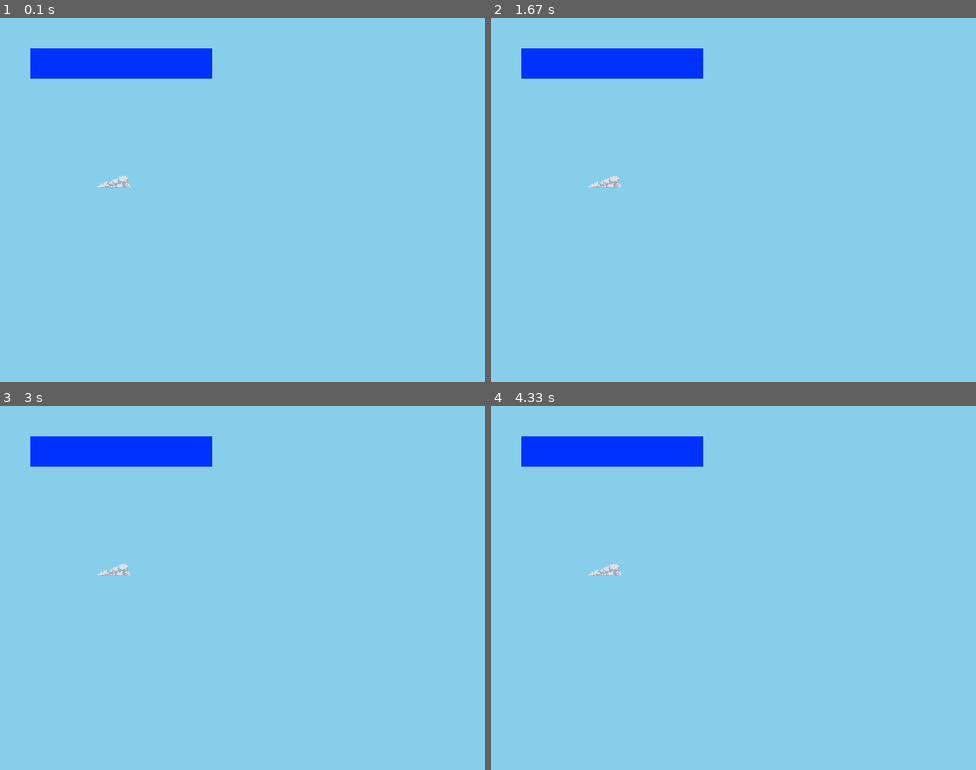
Above: before the commit, frames 1-4 (two rows, left to right).
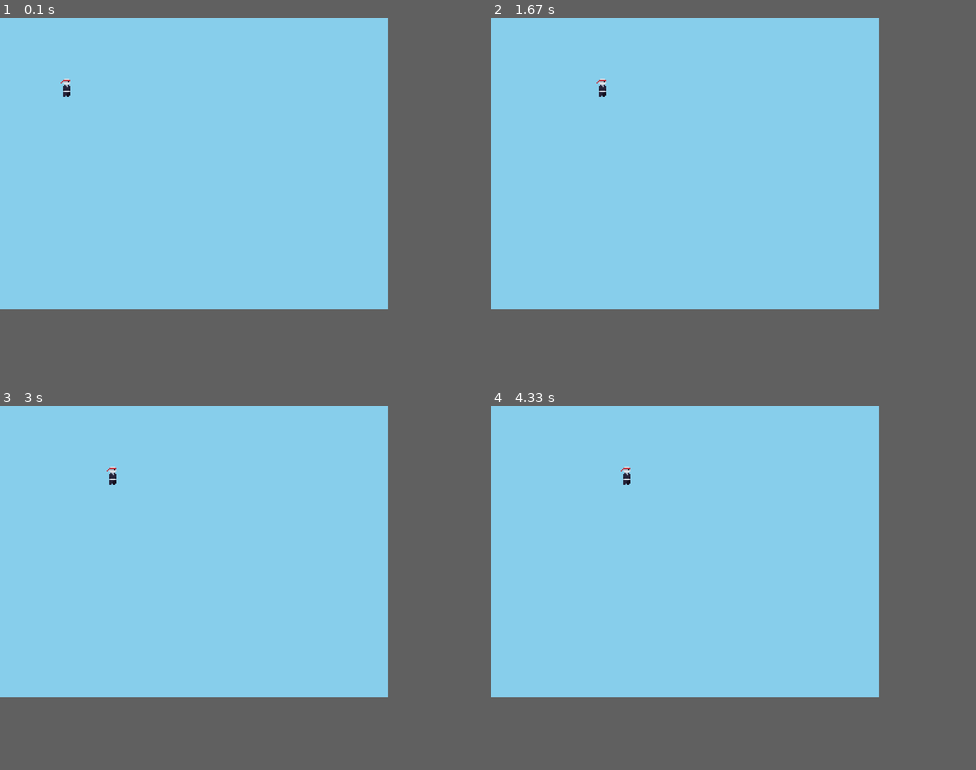
Above: after the commit, the same moments.

Repository: martindieck/pygame-tests
Game: pygame game, started from NINJA_GAME/game.py
Two runs of this game, one before a commit and one after it. Both use one fixed random seed, a clock stepped at 60 frames per second and the inputs below.
Inputs:
- Up to frame 1 (0.1 s): no input
- Up to frame 2 (1.67 s): hold Right 0.33-0.8 s; hold Right 0.83-1.3 s; hold Left from 1.33 s (still down)
- Up to frame 3 (3 s): release Left at 1.87 s; hold Left 1.9-2.3 s; hold Right 2.33-2.97 s
- Up to frame 4 (4.33 s): hold Left 3-3.47 s; hold Right 3.5-3.97 s; hold Right from 4 s (still down)
In our replay, the window is 800x600 before the commit and 640x480 after it. These sizes can differ from the game's own. Grey fills any space a smaller window leaves; there, only what the larger window draws over its background counts as a difference.

The runs differ from the first frame. In frame 1, 3.3% of the frame differs, in the area x 6-44%, y 8-47%; in frame 2, 3.3%; in frame 3, 3.3%; in frame 4, 3.3%.

Commit message:
Added utils and scripts and implemented OOP

Diff:
--- a/NINJA_GAME/game.py
+++ b/NINJA_GAME/game.py
@@ -1,55 +1,54 @@
 import sys
 import pygame
+from scripts.entities import PhyisicsEntity
+from scripts.utils import load_image
 
 class Game:
     def __init__(self):
         pygame.init()
 
-        SCREEN_WIDTH = 800
-        SCREEN_HEIGHT = 600
+        SCREEN_WIDTH = 640
+        SCREEN_HEIGHT = 480
 
+        self.screen = pygame.display.set_mode((SCREEN_WIDTH, SCREEN_HEIGHT))
         pygame.display.set_caption('Ninja Game')
-        self.screen = pygame.display.set_mode((SCREEN_WIDTH, SCREEN_HEIGHT))
-
+        pygame.display.set_icon(load_image('shuriken-icon.png'))
+        self.display = pygame.Surface((320, 240))
         self.clock = pygame.time.Clock()
 
-        self.img = pygame.image.load('NINJA_GAME\data\images\clouds\cloud_1.png')
-        self.img.set_colorkey((0, 0, 0))
+        self.movement = [False, False]
 
-        self.img_pos = [160, 260]
-        self.movement = [False, False]
+        self.assets = {
+            'player': load_image('entities/player.png')
+        }
 
         self.collision_area = pygame.Rect(50, 50, 300, 50)
 
+        self.player = PhyisicsEntity(self, 'player', (50, 50), (8, 15))
+
     def run(self):
         while True:
-            self.screen.fill((135, 206, 235))
+            self.display.fill((135, 206, 235))
 
-            # Look into squash operator!
-            img_r = pygame.Rect(self.img_pos[0], self.img_pos[1], self.img.get_width(), self.img.get_height())
-            if img_r.colliderect(self.collision_area):
-                pygame.draw.rect(self.screen, (0, 100, 255), self.collision_area)
-            else:
-                pygame.draw.rect(self.screen, (0, 50, 255), self.collision_area)
-
-            self.img_pos[1] += (self.movement[1] - self.movement[0]) * 5
-            self.screen.blit(self.img, self.img_pos)
+            self.player.update((self.movement[1] - self.movement[0], 0))
+            self.player.render(self.display)
 
             for event in pygame.event.get():
                 if event.type == pygame.QUIT:
                     pygame.quit()
                     sys.exit()
                 if event.type == pygame.KEYDOWN:
-                    if event.key == pygame.K_UP:
+                    if event.key == pygame.K_LEFT:
                         self.movement[0] = True
-                    if event.key == pygame.K_DOWN:
+                    if event.key == pygame.K_RIGHT:
                         self.movement[1] = True
                 if event.type == pygame.KEYUP:
-                    if event.key == pygame.K_UP:
+                    if event.key == pygame.K_LEFT:
                         self.movement[0] = False
-                    if event.key == pygame.K_DOWN:
+                    if event.key == pygame.K_RIGHT:
                         self.movement[1] = False
 
+            self.screen.blit(pygame.transform.scale(self.display, self.screen.get_size()), (0, 0))
             pygame.display.update()
             self.clock.tick(60)
 
--- /dev/null
+++ b/NINJA_GAME/scripts/entities.py
@@ -0,0 +1,18 @@
+import pygame
+
+class PhyisicsEntity:
+    def __init__(self, game, e_type, pos, size):
+        self.game = game
+        self.type = e_type
+        self.pos = list(pos)
+        self.size = size
+        self.velocity = [0, 0]
+
+    def update(self, movement=(0, 0)):
+        frame_movement = (movement[0] + self.velocity[0], movement[1] + self.velocity[1])
+
+        self.pos[0] += frame_movement[0]
+        self.pos[1] += frame_movement[1]
+
+    def render(self, surf):
+        surf.blit(self.game.assets['player'], self.pos)
--- /dev/null
+++ b/NINJA_GAME/scripts/utils.py
@@ -0,0 +1,8 @@
+import pygame
+
+BASE_IMG_PATH = 'NINJA_GAME/data/images/'
+
+def load_image(path):
+    img = pygame.image.load(BASE_IMG_PATH + path).convert()
+    img.set_colorkey((0, 0, 0))
+    return img
Binary file added: NINJA_GAME/data/images/shuriken-icon.png
